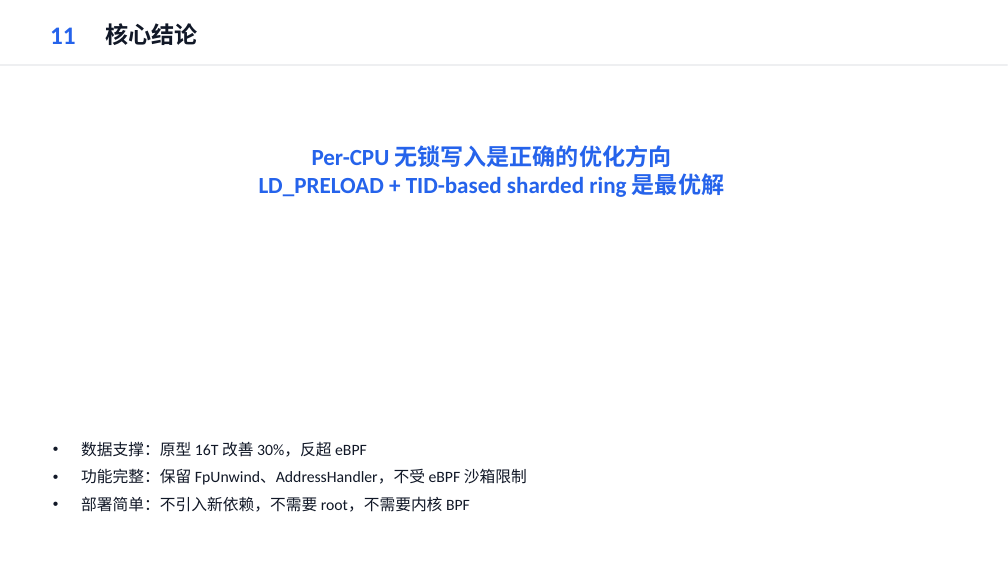
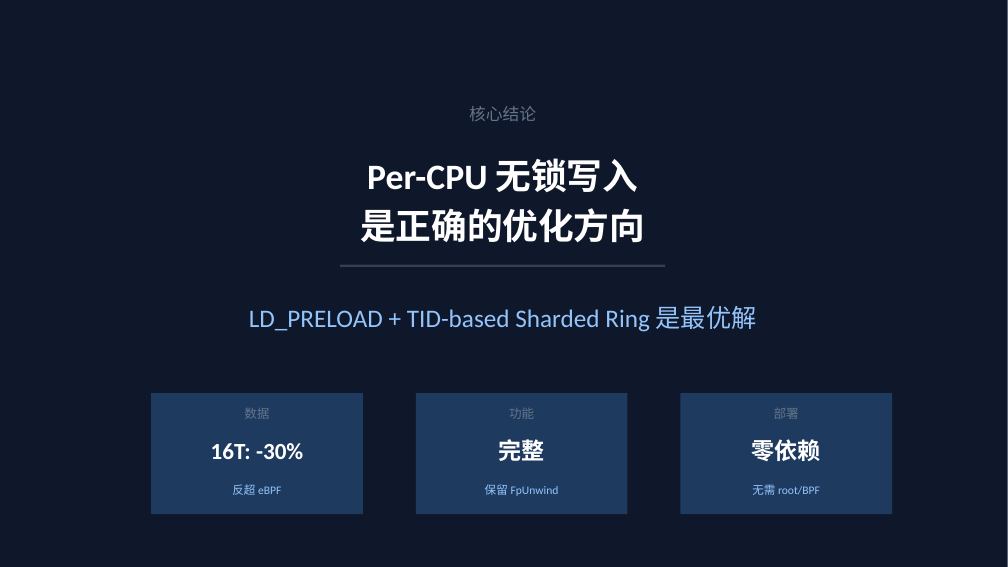
Before and after one commit to YiChiChen1106/Nativehook_linux_planb, a slide deck: slide 11 of presentation/native_hook_progress_2026-06-11.pptx. Drawn at 1008x567 pixels with LibreOffice and Linux fonts; fonts in the diff are those of the drawing. Boxes give left, top, right and bottom in pixels: in the first picture for what was removed or moved away, otherwise in the second. Text is boxed around its words. In the diff, an @@ line names an element or a change of style, - is before the commit and + after.

```diff
--- a/presentation/native_hook_progress_2026-06-11.pptx
+++ b/presentation/native_hook_progress_2026-06-11.pptx
@@ rectangle added at (0,0,1008,567), fill #0F172A @@
@@ text removed at (50,27,76,44) @@
-11
@@ rectangle removed at (0,64,1008,66) @@
@@ text "核心结论": place and size @@
-text "核心结论" at (106,23,198,45)
+text "核心结论" at (469,106,536,121)
@@ text "核心结论" at (469,106,536,121): size 22 to 16 pt, font Calibri to Arial, text colour #111827 to #64748B, bold off; alignment left to centre @@
@@ text at (360,158,645,243): text changed; size 22 to 34 pt; text colour #2563EB to #FFFFFF @@
-Per-CPU 无锁写入是正确的优化方向
-LD_PRELOAD + TID-based sharded ring 是最优解
+Per-CPU 无锁写入
+是正确的优化方向
@@ rectangle added at (340,265,665,267), fill #334155 @@
@@ text added at (249,306,757,332), 24 pt, text #93C5FD @@
+LD_PRELOAD + TID-based Sharded Ring 是最优解
@@ rectangle added at (151,393,363,514), fill #1E3A5F @@
@@ text added at (244,408,269,419), 12 pt, text #64748B @@
+数据
@@ rectangle added at (416,393,628,514), fill #1E3A5F @@
@@ text added at (509,409,534,419), 12 pt, text #64748B @@
+功能
@@ rectangle added at (681,393,892,514), fill #1E3A5F @@
@@ text added at (774,408,799,419), 12 pt, text #64748B @@
+部署
@@ text removed at (81,441,527,512) @@
-• 数据支撑：原型 16T 改善 30%，反超 eBPF
-• 功能完整：保留 FpUnwind、AddressHandler，不受 eBPF 沙箱限制
-• 部署简单：不引入新依赖，不需要 root，不需要内核 BPF
@@ text added at (211,443,303,459), 22 pt, text #FFFFFF, bold @@
+16T: -30%
@@ text added at (499,439,545,461), 22 pt, text #FFFFFF, bold @@
+完整
@@ text added at (752,439,821,461), 22 pt, text #FFFFFF, bold @@
+零依赖
@@ text added at (232,484,281,495), 11 pt, text #93C5FD @@
+反超 eBPF
@@ text added at (485,484,559,496), 11 pt, text #93C5FD @@
+保留 FpUnwind
@@ text added at (752,485,820,495), 11 pt, text #93C5FD @@
+无需 root/BPF
```
Also in this commit, not shown: 11 other slides changed, 2 other files.
